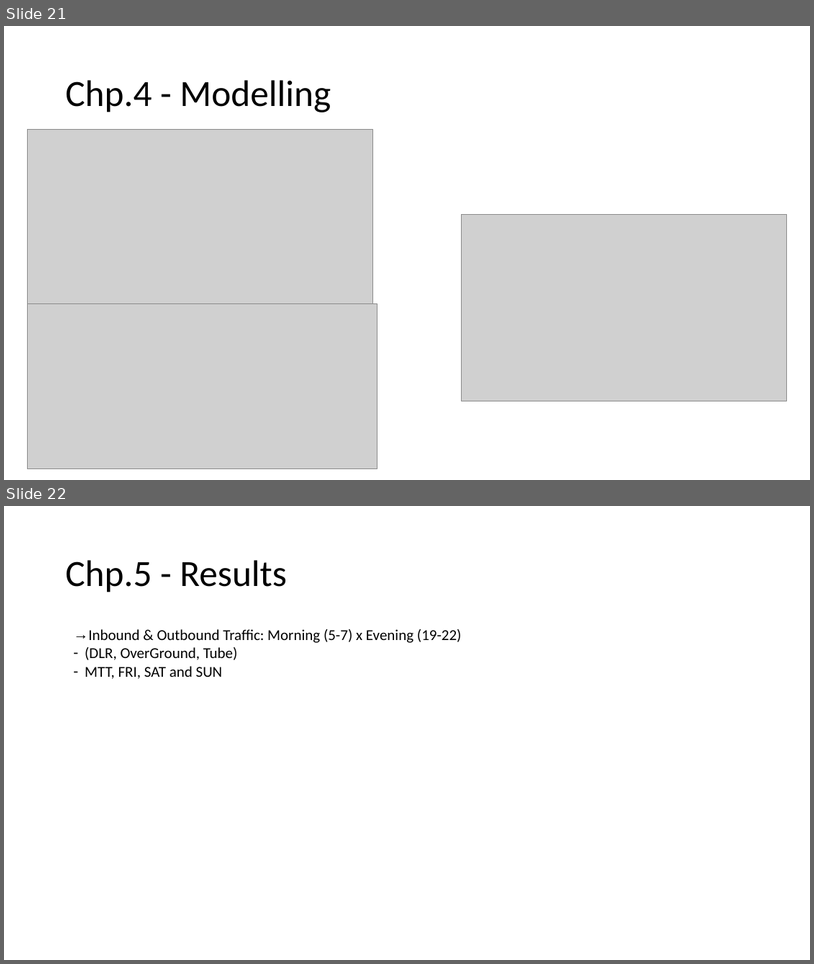
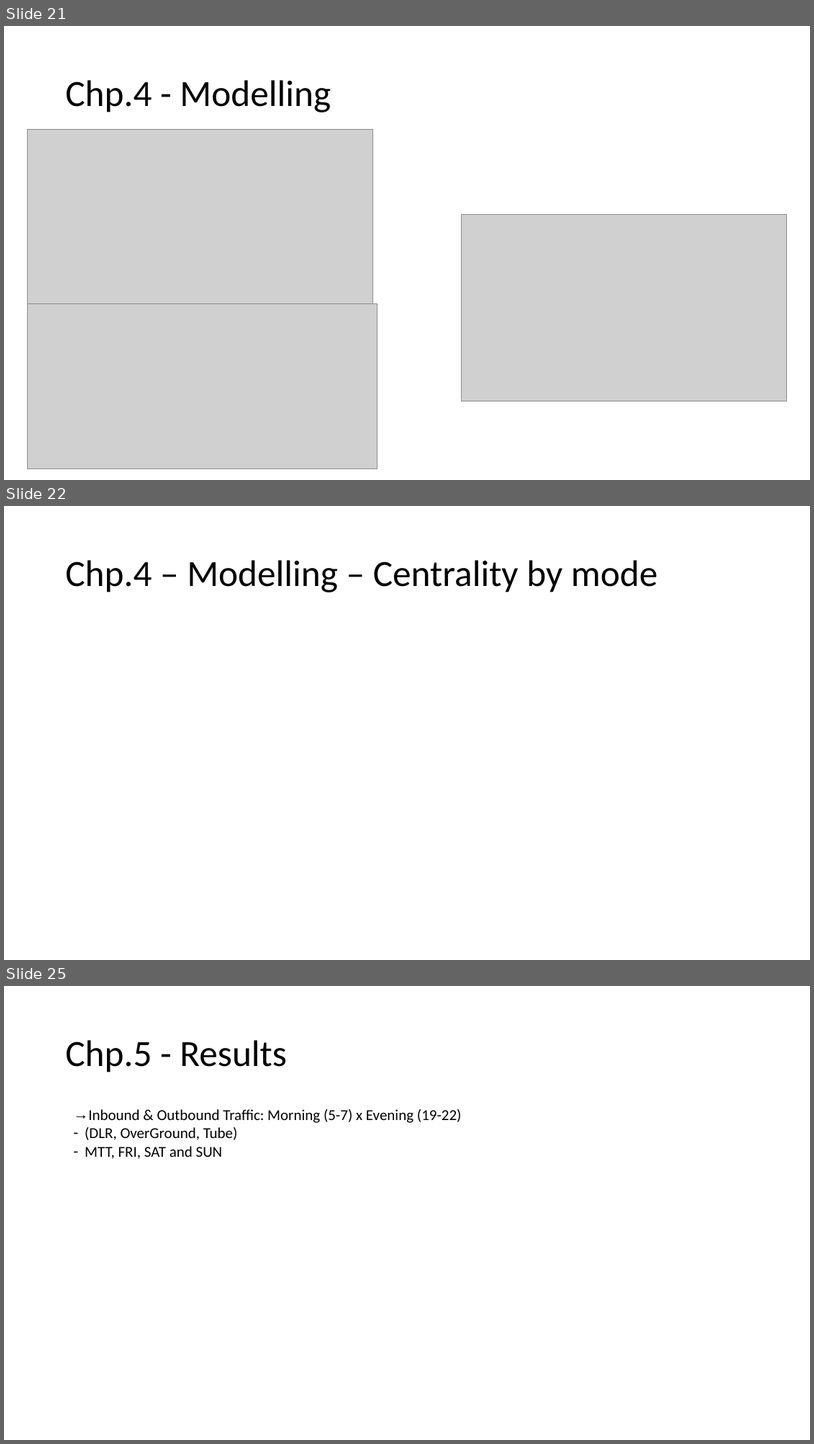
Before and after one commit to Breno-st/big-cities-transport, a slide deck: 11.Presenttaions/big-cities-transport.pptx. Shown one above the other, each under a label of ours: slides 21 and 22 before the commit, slides 21, 22 and 25 after it; the slides between them are not shown. The pictures are 814x964 and 814x1444 pixels, drawn with LibreOffice and Linux fonts; fonts in the diff are those of the drawing; grey boxes stand for pictures. Boxes give left, top, right and bottom in pixels: in the first picture for what was removed or moved away, otherwise in the second. Text is boxed around its words. In the diff, an @@ line names an element or a change of style, - is before the commit and + after.

```diff
--- a/11.Presenttaions/big-cities-transport.pptx
+++ b/11.Presenttaions/big-cities-transport.pptx
@@ slide 22 added at box(4, 506, 810, 960), background #FFFFFF @@
@@ title added at box(65, 560, 658, 592), 44 pt, text #000000 @@
+Chp.4 – Modelling – Centrality by mode
@@ what was slide 22 is now slide 25 @@
```
Also in this commit, not shown: 1 slide changed, 1 other slide added, 2 other files.
